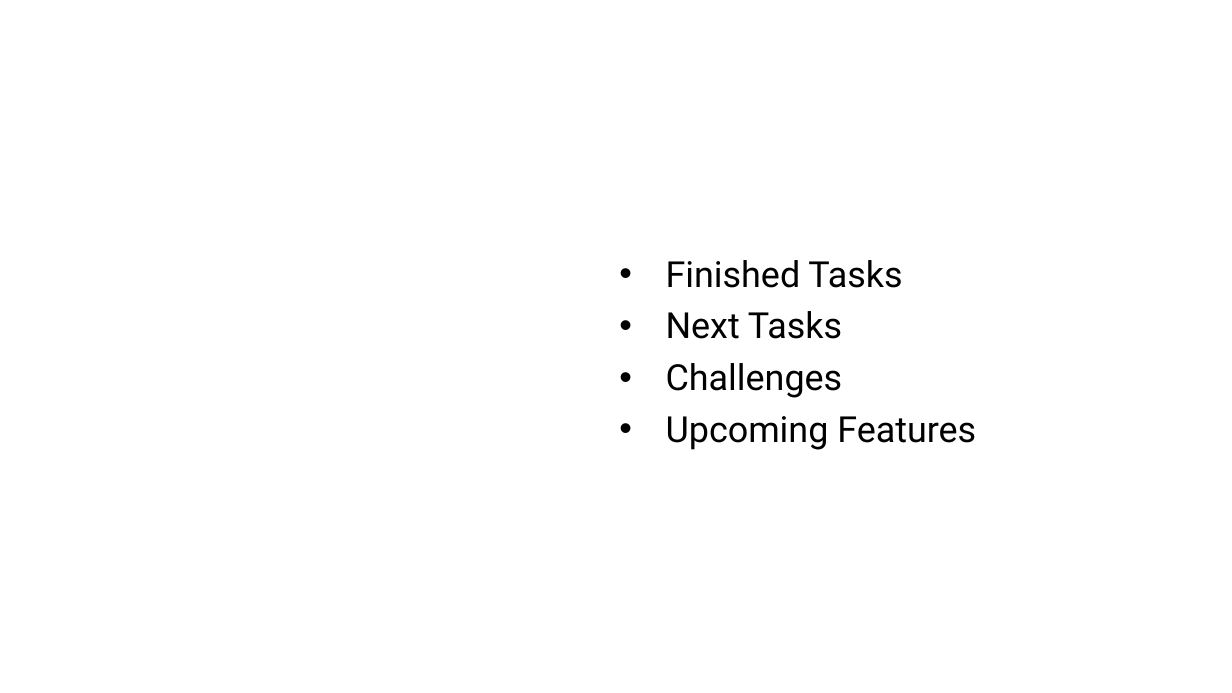
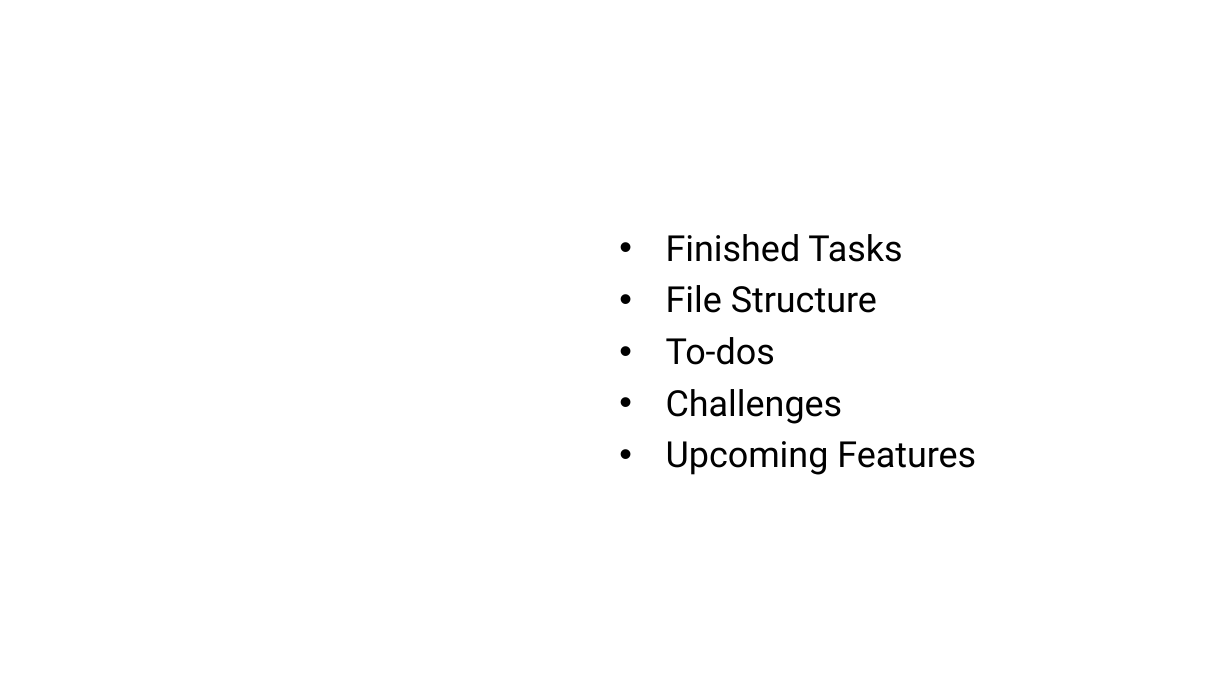
Before and after one commit to andalf0815/dearDiary, a slide deck: slide 2 of docs/Dear Diary - Milestone I Presentation.pptx. Drawn at 1232x693 pixels with LibreOffice and Linux fonts; fonts in the diff are those of the drawing; background and template pictures are left out. Boxes give left, top, right and bottom in pixels: in the first picture for what was removed or moved away, otherwise in the second. Text is boxed around its words. In the diff, an @@ line names an element or a change of style, - is before the commit and + after.

```diff
--- a/docs/Dear Diary - Milestone I Presentation.pptx
+++ b/docs/Dear Diary - Milestone I Presentation.pptx
@@ text at (x1=666, y1=285, x2=877, y2=365): text changed @@
-• Next Tasks
+• File Structure
+• To-dos
```
Also in this commit, not shown: 1 other slide changed, 4 slides added.
